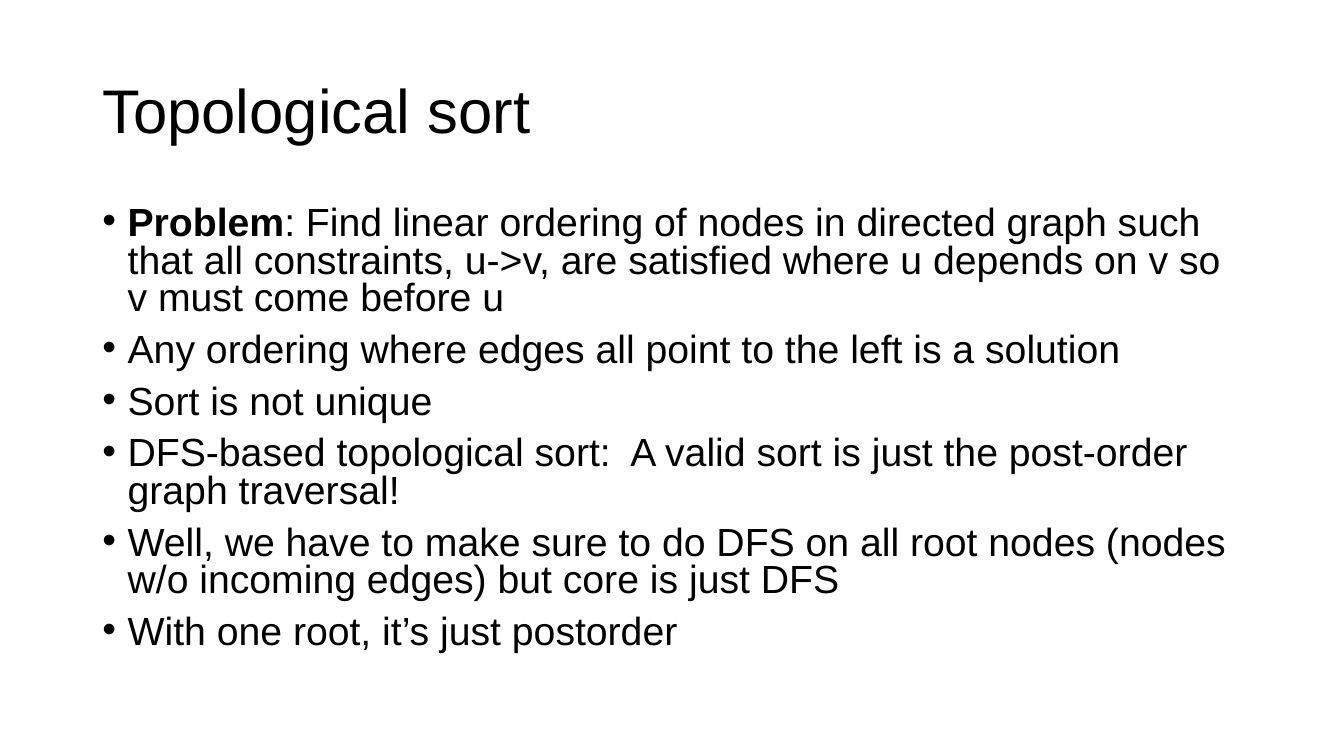
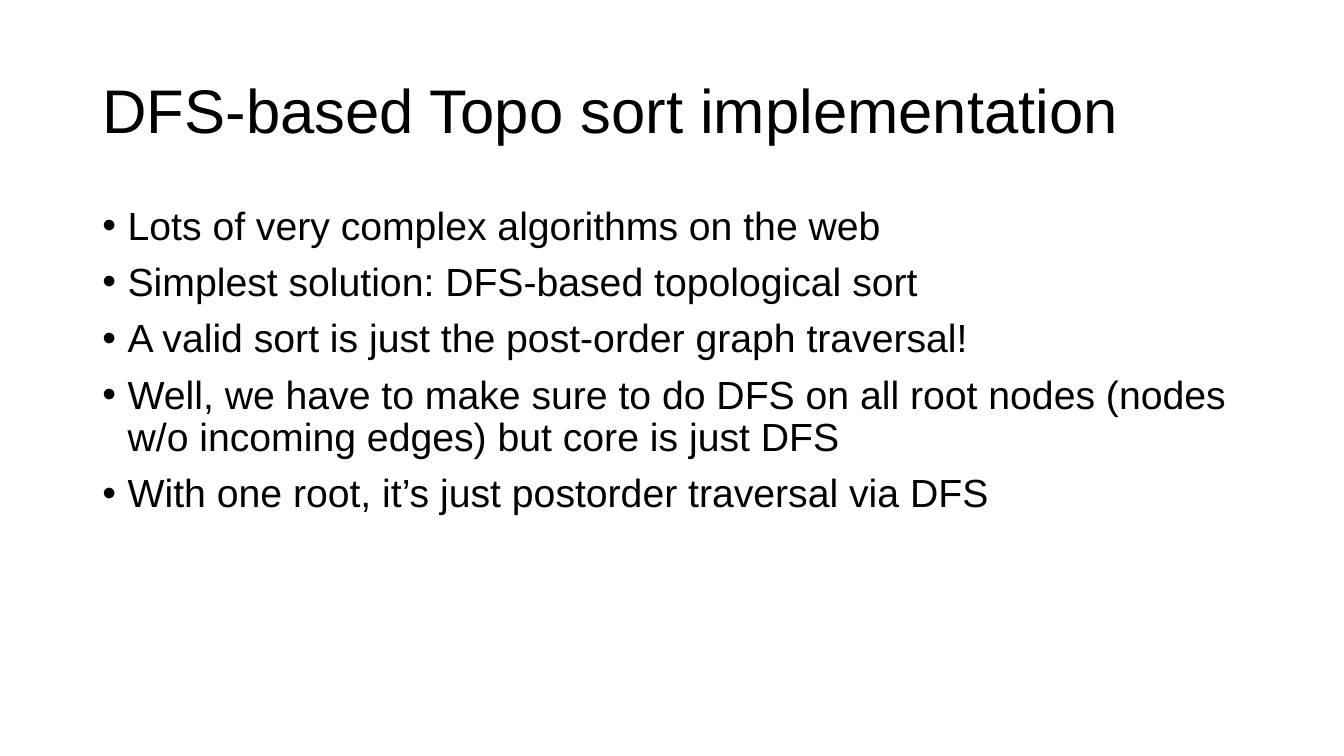
Before and after one commit to parrt/msds689, a slide deck: slide 20 of notes/graphs.pptx (slide 17 before the commit). Drawn at 1344x756 pixels with LibreOffice and Linux fonts; fonts in the diff are those of the drawing; background and template pictures are left out. Boxes give left, top, right and bottom in pixels: in the first picture for what was removed or moved away, otherwise in the second. Text is boxed around its words. In the diff, an @@ line names an element or a change of style, - is before the commit and + after.

```diff
--- a/notes/graphs.pptx
+++ b/notes/graphs.pptx
@@ title at (x1=102, y1=88, x2=1117, y2=145): text changed @@
-Topological sort
+DFS-based Topo sort implementation
@@ text at (x1=128, y1=211, x2=968, y2=360): text changed @@
-• Problem: Find linear ordering of nodes in directed graph such that all constraints, u->v, are satisfied where u depends on v so v must come before u
-• Any ordering where edges all point to the left is a solution
-• Sort is not unique
-• DFS-based topological sort: A valid sort is just the post-order graph traversal!
+• Lots of very complex algorithms on the web
+• Simplest solution: DFS-based topological sort
+• A valid sort is just the post-order graph traversal!
@@ text at (x1=128, y1=380, x2=1226, y2=459): line spacing 0.8 to 0.9 @@
@@ text at (x1=128, y1=478, x2=988, y2=515): text changed @@
-• With one root, it’s just postorder
+• With one root, it’s just postorder traversal via DFS
```
Also in this commit, not shown: 2 other slides changed, 5 slides added, 3 other files.
